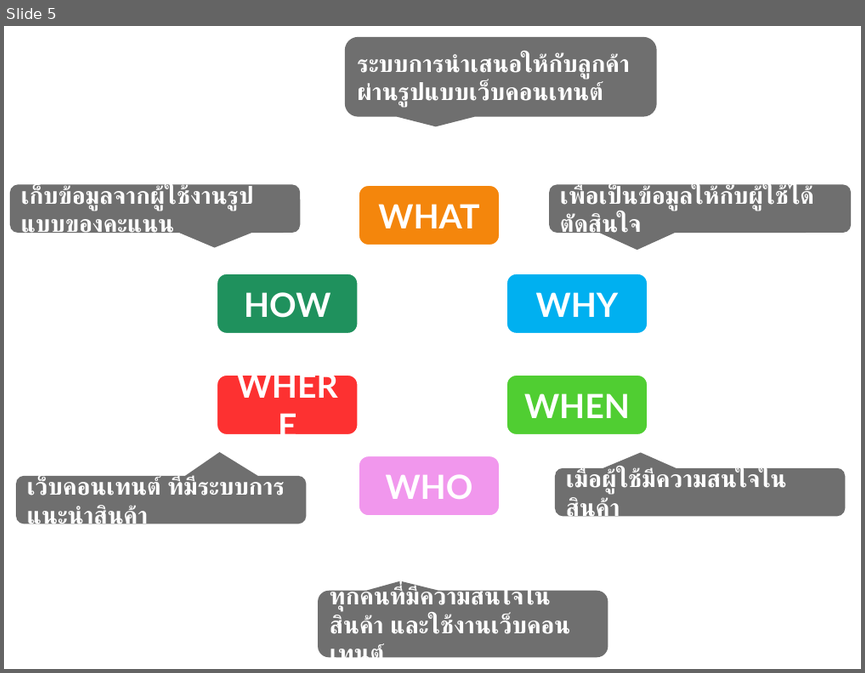
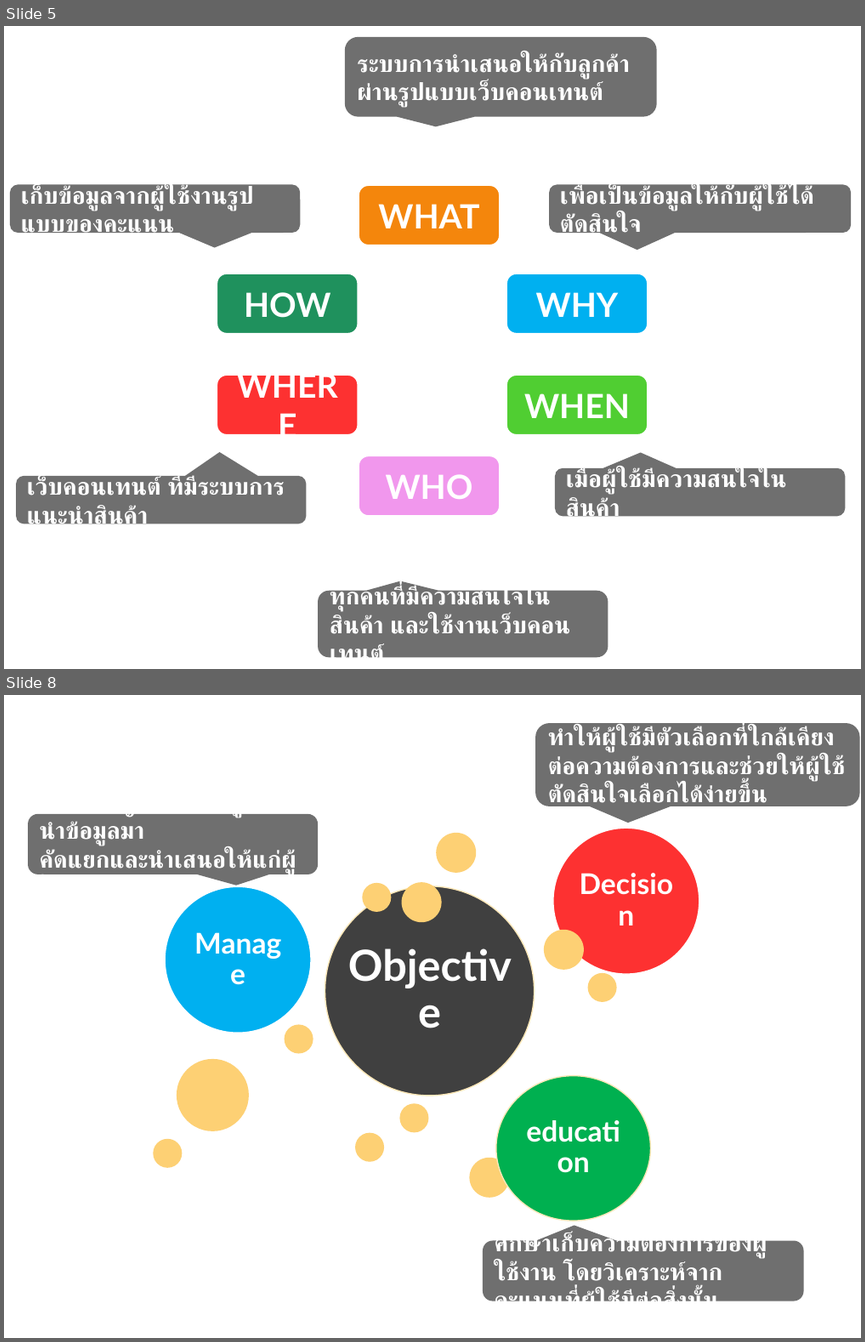
Before and after one commit to TS-FinalProjectIt4-60AtCPC/recommended_system, a slide deck: document/บทที่ 1/บทที่ 1.pptx. Shown one above the other, each under a label of ours: slide 5 before the commit, slides 5 and 8 after it; the slides between them are not shown. The pictures are 865x673 and 865x1342 pixels, drawn with LibreOffice and Linux fonts; fonts in the diff are those of the drawing; background and template pictures are left out. Boxes give left, top, right and bottom in pixels: in the first picture for what was removed or moved away, otherwise in the second. Text is boxed around its words. In the diff, an @@ line names an element or a change of style, - is before the commit and + after.

Commit message:
version 0.0.2

```diff
--- a/document/บทที่ 1/บทที่ 1.pptx
+++ b/document/บทที่ 1/บทที่ 1.pptx
@@ slide 8 added at (4,695,861,1338), background picture (left out) @@
@@ rounded speech box added at (535,723,859,806), fill #404040 at 75% opacity, 20 pt, text #FFFFFF, bold @@
+ทำให้ผู้ใช้มีตัวเลือกที่ใกล้เคียงต่อความต้องการและช่วยให้ผู้ใช้ตัดสินใจเลือกได้ง่ายขึ้น
@@ rounded speech box added at (28,814,318,875), fill #404040 at 75% opacity, 20 pt, text #FFFFFF, bold @@
+จัดการปัญหาด้านข้อมูล โดยนำข้อมูลมา
+คัดแยกและนำเสนอให้แก่ผู้ใช้งาน
@@ ellipse added at (436,833,476,873), fill #FDD074 @@
@@ freeform shape added at (553,828,699,974), fill #FD3131, outline #FFFFFF 1 pt, 24 pt, text #FFFFFF, bold @@
+Decision
@@ freeform shape added at (166,887,312,1032), fill #00B0F0, outline #FFFFFF 1 pt, 24 pt, text #FFFFFF, bold @@
+Manage
@@ freeform shape added at (325,886,534,1095), fill #404040, outline #FEE8B9 1 pt, 36 pt, text #FFFFFF, bold @@
+Objective
@@ ellipse added at (362,883,392,912), fill #FDD074 @@
@@ ellipse added at (402,882,442,922), fill #FDD074 @@
@@ ellipse added at (544,930,584,970), fill #FDD074 @@
@@ ellipse added at (587,973,617,1002), fill #FDD074 @@
@@ ellipse added at (284,1024,313,1053), fill #FDD074 @@
@@ ellipse added at (177,1059,248,1131), fill #FDD074 @@
@@ freeform shape added at (496,1076,650,1220), fill #00B050, outline #FEE8B9 1 pt, 24 pt, text #FFFFFF, bold @@
+education
@@ ellipse added at (400,1104,429,1133), fill #FDD074 @@
@@ ellipse added at (153,1139,182,1168), fill #FDD074 @@
@@ ellipse added at (355,1133,385,1162), fill #FDD074 @@
@@ ellipse added at (469,1157,510,1197), fill #FDD074 @@
@@ rounded speech box added at (483,1240,804,1301), fill #404040 at 75% opacity, 20 pt, text #FFFFFF, bold @@
+ศึกษาเก็บความต้องการของผู้ใช้งาน โดยวิเคราะห์จากคะแนนที่ผู้ใช้มีต่อสิ่งนั้น
```
Also in this commit, not shown: 3 other slides added, 1 slide removed.
